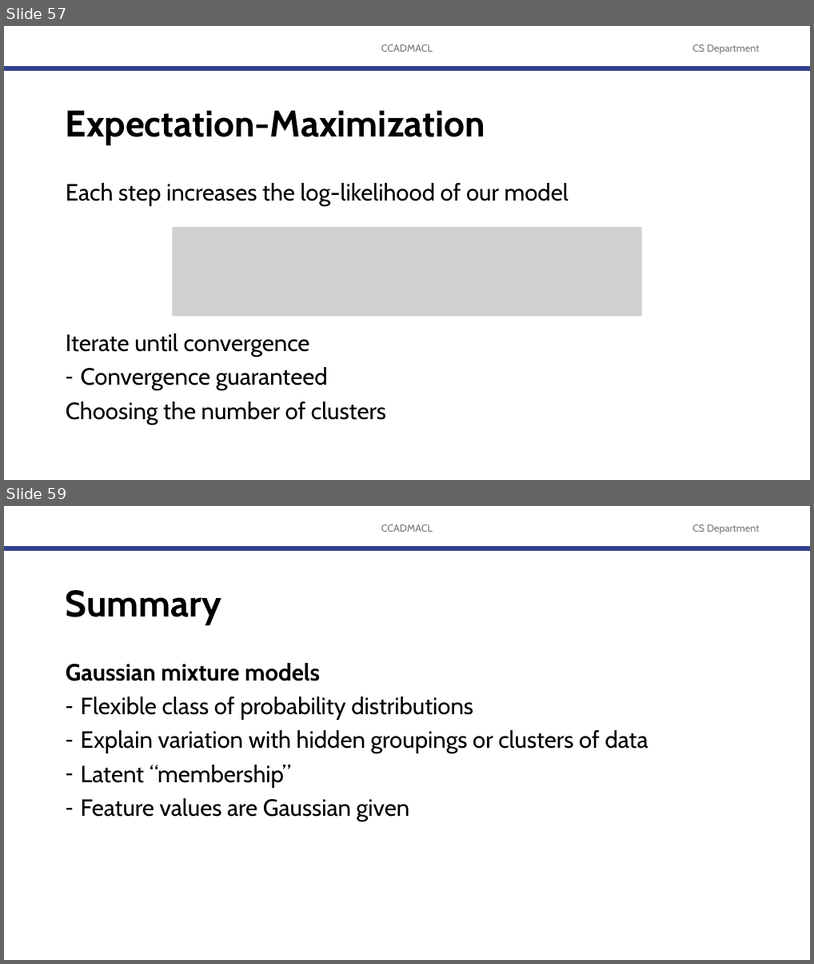
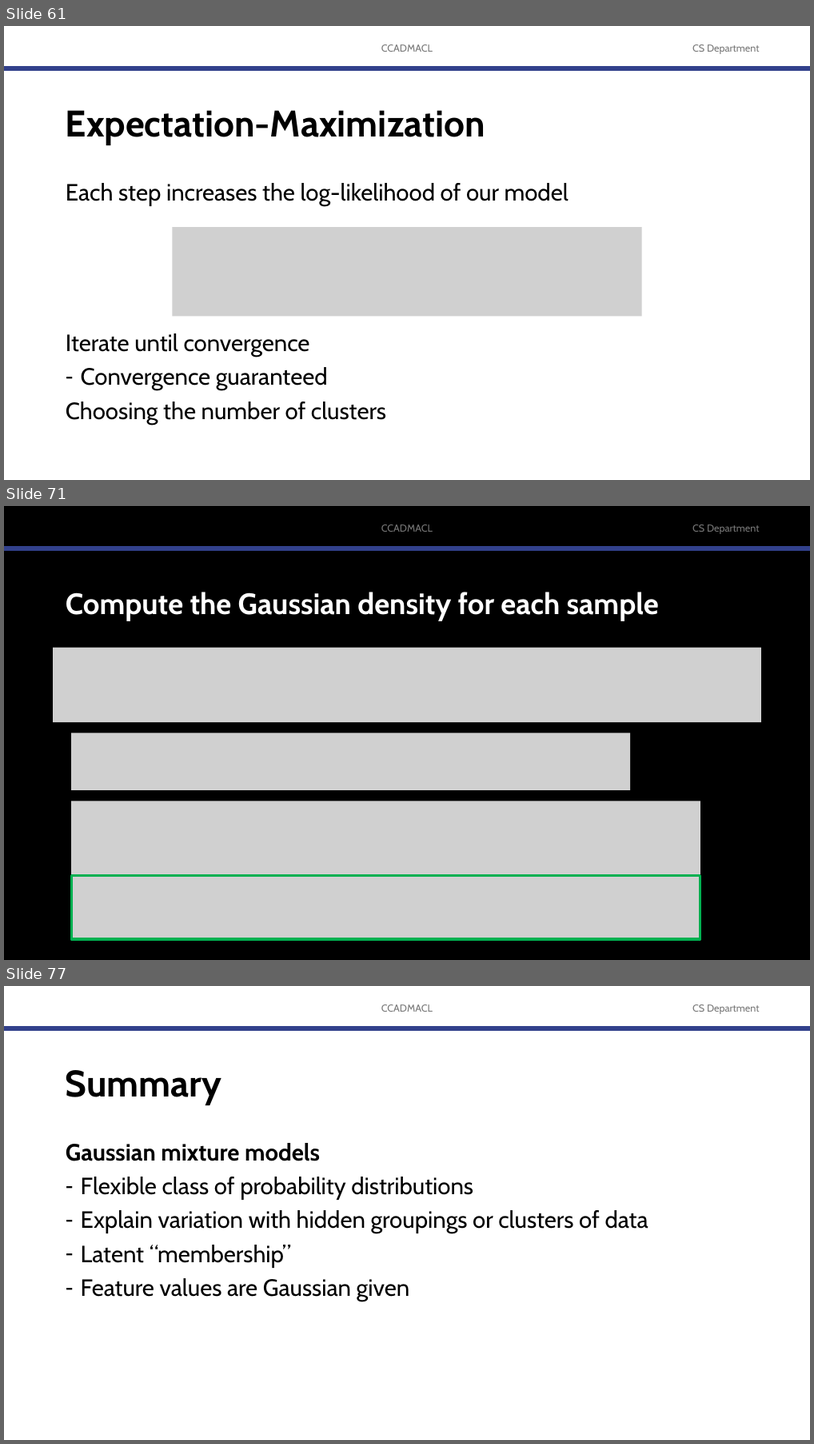
Before and after one commit to robitussin/CCADMACL, a slide deck: 8 - Gaussian Mixture Models/Introduction to Gaussian Mixture Models.pptx. Shown one above the other, each under a label of ours: slides 57 and 59 before the commit, slides 61, 71 and 77 after it; the slides between them are not shown. The pictures are 814x964 and 814x1444 pixels, drawn with LibreOffice and Linux fonts; fonts in the diff are those of the drawing; grey boxes stand for pictures; background and template pictures are left out. Boxes give left, top, right and bottom in pixels: in the first picture for what was removed or moved away, otherwise in the second. Text is boxed around its words. In the diff, an @@ line names an element or a change of style, - is before the commit and + after.

```diff
--- a/8 - Gaussian Mixture Models/Introduction to Gaussian Mixture Models.pptx
+++ b/8 - Gaussian Mixture Models/Introduction to Gaussian Mixture Models.pptx
@@ slide 71 added at (x1=4, y1=506, x2=810, y2=960), background #000000; not listed: 3 template elements that a slide beside it also shows @@
@@ title added at (x1=66, y1=592, x2=659, y2=621), 35 pt, text #FFFFFF, bold @@
+Compute the Gaussian density for each sample
@@ picture added at (x1=53, y1=648, x2=762, y2=723) @@
@@ picture added at (x1=71, y1=733, x2=630, y2=790) @@
@@ picture added at (x1=71, y1=800, x2=700, y2=876) @@
@@ picture added at (x1=71, y1=876, x2=700, y2=939) @@
@@ what was slide 57 is now slide 61 @@
@@ what was slide 59 is now slide 77 @@
```
Also in this commit, not shown: 5 slides changed, 18 other slides added, 1 slide removed.
